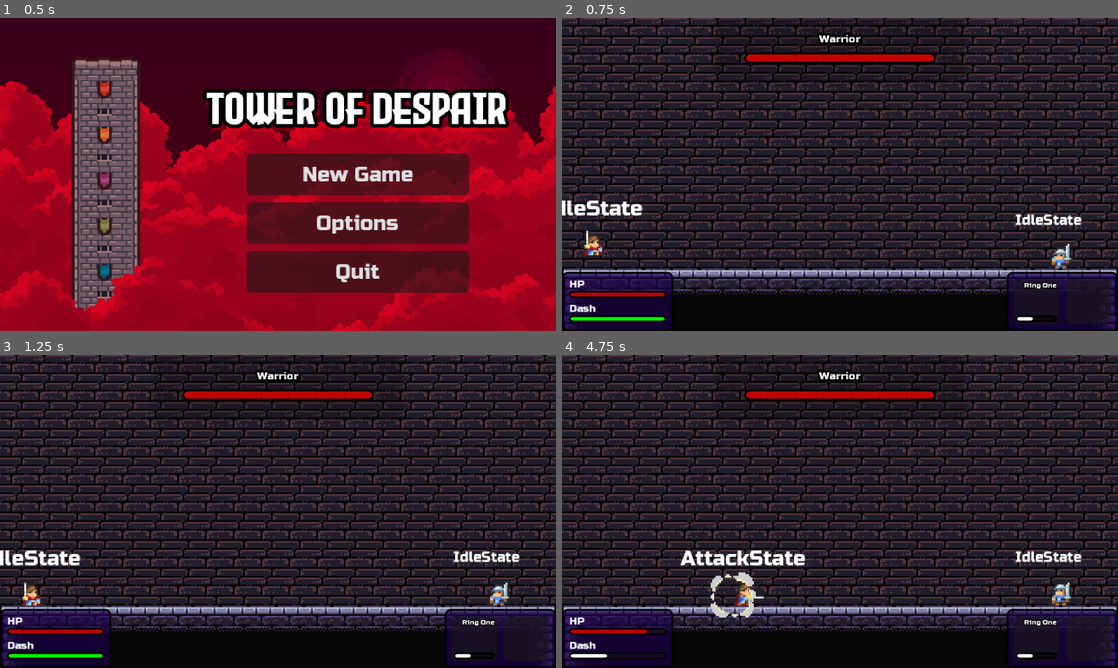
Above: before the commit, frames 1-4 (two rows, left to right).
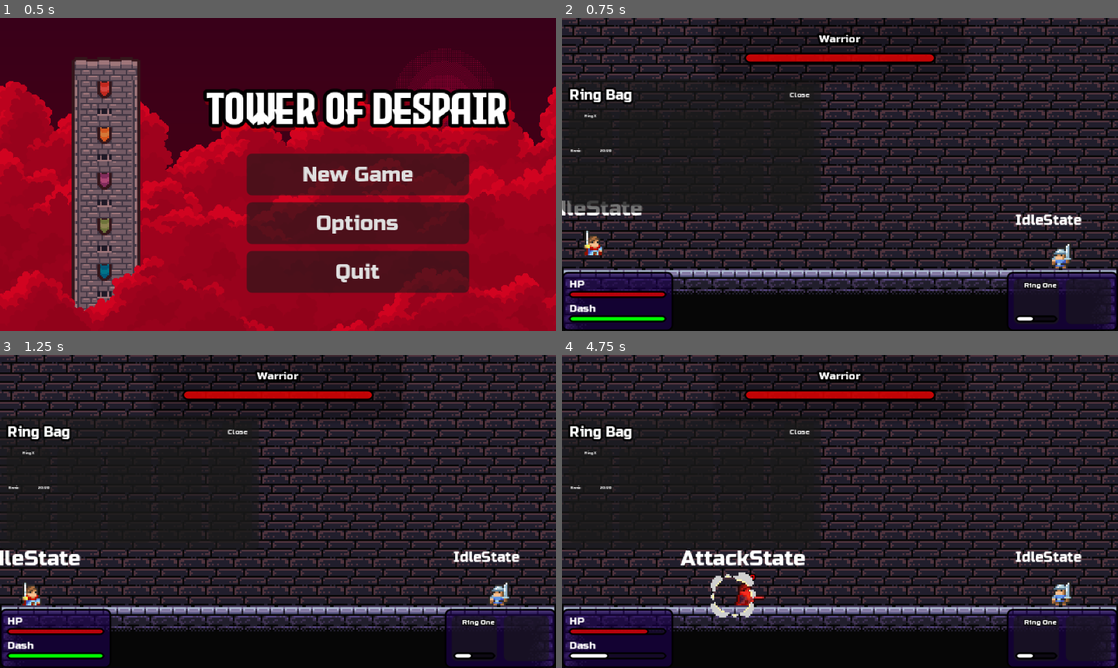
Above: after the commit, the same moments.

Repository: lucasjanta/tower-of-despair
Game: Godot game, scene res://scenes/misc/scene_manager.tscn
Two runs of this game, one before a commit and one after it. Both use one fixed random seed, a clock stepped at 60 frames per second and the inputs below.
Inputs:
- Up to frame 1 (0.5 s): no input
- Up to frame 2 (0.75 s): click "New Game" at 0.5 s
- Up to frame 3 (1.25 s): no input
- Up to frame 4 (4.75 s): hold D (right) 1.28-2.78 s; tap J (attack) at 1.35, 2.1, 3.05, 3.6, 4.35 s; tap Space (jump) at 1.52, 2.27, 3.77, 4.52 s; hold A (left) 2.78-3.53 s; tap Shift (dash) at 2.85 s; hold D (right) from 3.53 s (still down)

Frame 1 is identical in both runs. In frame 2, 4.8% of the frame differs, in the area x 0-47%, y 20-63%; in frame 3, 4.5%; in frame 4, 4.7%.

Commit message:
player hit and enemy hitboxes, ring bag start

Diff:
--- /dev/null
+++ b/scenes/UI/ring_bag_slot.tscn
@@ -0,0 +1,68 @@
+[gd_scene format=3 uid="uid://o028ktbdtgvh"]
+
+[ext_resource type="FontFile" uid="uid://cnrn1vs8wengo" path="res://assets/fonts/RussoOne-Regular.ttf" id="1_d56e8"]
+[ext_resource type="Script" uid="uid://bo0h0xim18it5" path="res://scripts/UI/ring_bag_slot.gd" id="1_lda41"]
+
+[node name="RingBagSlot" type="PanelContainer" unique_id=1518311473]
+custom_minimum_size = Vector2(25, 25)
+script = ExtResource("1_lda41")
+
+[node name="Ring" type="MarginContainer" parent="." unique_id=2137945752]
+layout_mode = 2
+theme_override_constants/margin_left = 1
+theme_override_constants/margin_top = 1
+theme_override_constants/margin_right = 1
+theme_override_constants/margin_bottom = 1
+
+[node name="RingImage" type="TextureRect" parent="Ring" unique_id=320271053]
+layout_mode = 2
+
+[node name="VBoxContainer" type="VBoxContainer" parent="Ring" unique_id=328756398]
+layout_mode = 2
+size_flags_vertical = 0
+
+[node name="RingNameLabel" type="Label" parent="Ring/VBoxContainer" unique_id=421903263]
+layout_mode = 2
+theme_override_fonts/font = ExtResource("1_d56e8")
+theme_override_font_sizes/font_size = 2
+text = "Ring X"
+horizontal_alignment = 1
+
+[node name="HBoxContainer" type="HBoxContainer" parent="Ring" unique_id=1890432937]
+layout_mode = 2
+
+[node name="PowerStageLabel" type="Label" parent="Ring/HBoxContainer" unique_id=1367668256]
+layout_mode = 2
+size_flags_vertical = 8
+theme_override_fonts/font = ExtResource("1_d56e8")
+theme_override_font_sizes/font_size = 2
+text = "Basic"
+horizontal_alignment = 1
+
+[node name="Control" type="Control" parent="Ring/HBoxContainer" unique_id=1719066755]
+layout_mode = 2
+size_flags_horizontal = 3
+size_flags_vertical = 8
+
+[node name="UsesLabel" type="Label" parent="Ring/HBoxContainer" unique_id=1587826870]
+layout_mode = 2
+size_flags_vertical = 8
+theme_override_fonts/font = ExtResource("1_d56e8")
+theme_override_font_sizes/font_size = 2
+text = "20/20"
+horizontal_alignment = 1
+
+[node name="Empty" type="MarginContainer" parent="." unique_id=400571093]
+visible = false
+layout_mode = 2
+theme_override_constants/margin_left = 2
+theme_override_constants/margin_top = 1
+theme_override_constants/margin_right = 2
+theme_override_constants/margin_bottom = 1
+
+[node name="Label" type="Label" parent="Empty" unique_id=72405302]
+layout_mode = 2
+theme_override_fonts/font = ExtResource("1_d56e8")
+theme_override_font_sizes/font_size = 4
+text = "Empty"
+horizontal_alignment = 1
--- a/scenes/actors/enemy_1.gd
+++ b/scenes/actors/enemy_1.gd
@@ -10,7 +10,7 @@
 var hp : float
 var ring_max_cd := 5.0
 var ring_cd := 0.0
-var basic_attack_max_cd := 3.0
+var basic_attack_max_cd := 2.0
 var basic_attack_cd := 0.0
 var special_attack_max_cd := 5.0
 var special_attack_cd := 0.0
@@ -54,3 +54,13 @@
 	update_hp()
 	if hp <= 0.0:
 		print("enemy died")
+
+
+func _on_hitbox_body_entered(body: Node2D) -> void:
+	if body is Player:
+		body.take_damage(10)
+
+
+func _on_hitbox_special_attack_body_entered(body: Node2D) -> void:
+	if body is Player:
+		body.take_damage(25)
--- a/scenes/actors/enemy_1.tscn
+++ b/scenes/actors/enemy_1.tscn
@@ -176,7 +176,7 @@
 }],
 "loop": 0,
 "name": &"attack",
-"speed": 10.0
+"speed": 14.0
 }, {
 "frames": [{
 "duration": 2.0,
@@ -282,7 +282,7 @@
 }],
 "loop": 0,
 "name": &"special_attack",
-"speed": 10.0
+"speed": 14.0
 }, {
 "frames": [{
 "duration": 1.0,
@@ -514,6 +514,8 @@
 metadata/_aseprite_wizard_source_file_hash_ = "437ee991fb79f5261d8a07393718d972"
 
 [node name="Hitbox" type="Area2D" parent="." unique_id=580470774]
+collision_layer = 2
+collision_mask = 2
 
 [node name="CollisionShape2D" type="CollisionShape2D" parent="Hitbox" unique_id=1661270572]
 position = Vector2(9.5, -2.5)
@@ -522,6 +524,8 @@
 debug_color = Color(0.9811428, 0, 0.37767443, 0.41960785)
 
 [node name="HitboxSpecialAttack" type="Area2D" parent="." unique_id=937418681]
+collision_layer = 2
+collision_mask = 2
 
 [node name="CollisionShape2D" type="CollisionShape2D" parent="HitboxSpecialAttack" unique_id=576746521]
 position = Vector2(16.5, -5)
@@ -624,4 +628,6 @@
 
 [connection signal="animation_finished" from="AnimatedSprite2D" to="StateMachine/UseRingState" method="_on_animated_sprite_2d_animation_finished"]
 [connection signal="animation_finished" from="AnimatedSprite2D" to="StateMachine/BasicAttackState" method="_on_animated_sprite_2d_animation_finished"]
+[connection signal="body_entered" from="Hitbox" to="." method="_on_hitbox_body_entered"]
+[connection signal="body_entered" from="HitboxSpecialAttack" to="." method="_on_hitbox_special_attack_body_entered"]
 [connection signal="animation_finished" from="special_slash" to="StateMachine/SpecialAttackState" method="_on_special_slash_animation_finished"]
--- a/scenes/actors/player.gd
+++ b/scenes/actors/player.gd
@@ -5,6 +5,9 @@
 @onready var state_machine: StateMachine = $StateMachine
 @onready var state_label: Label = $Label
 @onready var player_hud: Control = $CanvasLayer/PlayerHUD
+@onready var animated_sprite_2d: AnimatedSprite2D = $AnimatedSprite2D
+@onready var animation_player: AnimationPlayer = $AnimationPlayer
+@onready var hit_label: Label = $HitLabel
 
 
 @export var speed : float = 150.0
@@ -42,6 +45,8 @@
 
 func take_damage(dmg):
 	hp -= dmg
+	hit_label.text = str(dmg)
+	animation_player.play("take_dmg")
 	player_hud.update_hp()
 	if hp <= 0.0:
 		print("player died")
--- a/scenes/actors/player.tscn
+++ b/scenes/actors/player.tscn
@@ -12,6 +12,7 @@
 [ext_resource type="Script" uid="uid://b2gm83ioskabq" path="res://scripts/StateMachines/player_states/use_ring_state.gd" id="10_nmlhc"]
 [ext_resource type="FontFile" uid="uid://cnrn1vs8wengo" path="res://assets/fonts/RussoOne-Regular.ttf" id="11_kggx2"]
 [ext_resource type="Script" uid="uid://b8ak5kcjbji8b" path="res://scripts/UI/player_hud.gd" id="12_c4rn8"]
+[ext_resource type="PackedScene" uid="uid://o028ktbdtgvh" path="res://scenes/UI/ring_bag_slot.tscn" id="13_ypltb"]
 
 [sub_resource type="RectangleShape2D" id="RectangleShape2D_366ld"]
 size = Vector2(10, 12)
@@ -330,6 +331,92 @@
 
 [sub_resource type="RectangleShape2D" id="RectangleShape2D_ie5d1"]
 size = Vector2(10, 12)
+
+[sub_resource type="Animation" id="Animation_ypltb"]
+length = 0.001
+tracks/0/type = "value"
+tracks/0/imported = false
+tracks/0/enabled = true
+tracks/0/path = NodePath("AnimatedSprite2D:modulate")
+tracks/0/interp = 1
+tracks/0/loop_wrap = true
+tracks/0/keys = {
+"times": PackedFloat32Array(0),
+"transitions": PackedFloat32Array(1),
+"update": 0,
+"values": [Color(1, 1, 1, 1)]
+}
+tracks/1/type = "value"
+tracks/1/imported = false
+tracks/1/enabled = true
+tracks/1/path = NodePath("HitLabel:modulate")
+tracks/1/interp = 1
+tracks/1/loop_wrap = true
+tracks/1/keys = {
+"times": PackedFloat32Array(0),
+"transitions": PackedFloat32Array(1),
+"update": 0,
+"values": [Color(1, 1, 1, 0)]
+}
+tracks/2/type = "value"
+tracks/2/imported = false
+tracks/2/enabled = true
+tracks/2/path = NodePath("HitLabel:position")
+tracks/2/interp = 1
+tracks/2/loop_wrap = true
+tracks/2/keys = {
+"times": PackedFloat32Array(0),
+"transitions": PackedFloat32Array(1),
+"update": 0,
+"values": [Vector2(-2.5, -9)]
+}
+
+[sub_resource type="Animation" id="Animation_c4rn8"]
+resource_name = "take_dmg"
+length = 0.5
+step = 0.1
+tracks/0/type = "value"
+tracks/0/imported = false
+tracks/0/enabled = true
+tracks/0/path = NodePath("AnimatedSprite2D:modulate")
+tracks/0/interp = 1
+tracks/0/loop_wrap = true
+tracks/0/keys = {
+"times": PackedFloat32Array(0, 0.1, 0.2, 0.5),
+"transitions": PackedFloat32Array(1, 1, 1, 1),
+"update": 0,
+"values": [Color(1, 1, 1, 1), Color(1, 0, 0, 1), Color(1, 0, 0, 1), Color(1, 1, 1, 1)]
+}
+tracks/1/type = "value"
+tracks/1/imported = false
+tracks/1/enabled = true
+tracks/1/path = NodePath("HitLabel:modulate")
+tracks/1/interp = 1
+tracks/1/loop_wrap = true
+tracks/1/keys = {
+"times": PackedFloat32Array(0, 0.1, 0.4, 0.5),
+"transitions": PackedFloat32Array(1, 1, 1, 1),
+"update": 0,
+"values": [Color(1, 1, 1, 0), Color(1, 1, 1, 1), Color(1, 1, 1, 1), Color(1, 1, 1, 0)]
+}
+tracks/2/type = "value"
+tracks/2/imported = false
+tracks/2/enabled = true
+tracks/2/path = NodePath("HitLabel:position")
+tracks/2/interp = 1
+tracks/2/loop_wrap = true
+tracks/2/keys = {
+"times": PackedFloat32Array(0, 0.1, 0.4, 0.5),
+"transitions": PackedFloat32Array(1, 1, 1, 1),
+"update": 0,
+"values": [Vector2(-2.5, -9), Vector2(-2.5, -13), Vector2(-2.5, -13), Vector2(-2.5, -16)]
+}
+
+[sub_resource type="AnimationLibrary" id="AnimationLibrary_ypltb"]
+_data = {
+&"RESET": SubResource("Animation_ypltb"),
+&"take_dmg": SubResource("Animation_c4rn8")
+}
 
 [sub_resource type="StyleBoxFlat" id="StyleBoxFlat_dferu"]
 content_margin_left = 0.0
@@ -445,6 +532,18 @@
 corner_radius_bottom_right = 6
 corner_radius_bottom_left = 6
 corner_detail = 6
+
+[sub_resource type="StyleBoxFlat" id="StyleBoxFlat_t62v4"]
+content_margin_left = 3.0
+content_margin_top = 1.0
+content_margin_right = 2.0
+content_margin_bottom = 1.0
+bg_color = Color(0.1, 0.1, 0.1, 0.6)
+corner_radius_top_left = 1
+corner_radius_top_right = 1
+corner_radius_bottom_right = 1
+corner_radius_bottom_left = 1
+corner_detail = 5
 
 [node name="player" type="CharacterBody2D" unique_id=1345400460]
 collision_layer = 2
@@ -545,6 +644,28 @@
 theme_override_font_sizes/font_size = 12
 text = "State"
 
+[node name="AnimationPlayer" type="AnimationPlayer" parent="." unique_id=421342243]
+libraries/ = SubResource("AnimationLibrary_ypltb")
+
+[node name="HitLabel" type="Label" parent="." unique_id=375168613]
+modulate = Color(1, 1, 1, 0)
+anchors_preset = 7
+anchor_left = 0.5
+anchor_top = 1.0
+anchor_right = 0.5
+anchor_bottom = 1.0
+offset_left = -2.5
+offset_top = -9.0
+offset_right = 2.5
+offset_bottom = -3.0
+grow_horizontal = 2
+grow_vertical = 0
+theme_override_colors/font_color = Color(1, 0, 0, 1)
+theme_override_constants/outline_size = 3
+theme_override_fonts/font = ExtResource("11_kggx2")
+theme_override_font_sizes/font_size = 4
+text = "10"
+
 [node name="CanvasLayer" type="CanvasLayer" parent="." unique_id=1626143715]
 
 [node name="PlayerHUD" type="Control" parent="CanvasLayer" unique_id=506276041]
@@ -673,4 +794,85 @@
 custom_minimum_size = Vector2(26, 26)
 layout_mode = 2
 
+[node name="RingBag" type="PanelContainer" parent="CanvasLayer" unique_id=1874707801]
+offset_top = 35.0
+offset_right = 149.0
+offset_bottom = 112.0
+
+[node name="MarginContainer" type="MarginContainer" parent="CanvasLayer/RingBag" unique_id=368246746]
+layout_mode = 2
+theme_override_constants/margin_left = 4
+theme_override_constants/margin_top = 4
+theme_override_constants/margin_right = 4
+theme_override_constants/margin_bottom = 4
+
+[node name="VBoxContainer" type="VBoxContainer" parent="CanvasLayer/RingBag/MarginContainer" unique_id=1024364650]
+layout_mode = 2
+
+[node name="HBoxContainer" type="HBoxContainer" parent="CanvasLayer/RingBag/MarginContainer/VBoxContainer" unique_id=803240828]
+layout_mode = 2
+
+[node name="Label" type="Label" parent="CanvasLayer/RingBag/MarginContainer/VBoxContainer/HBoxContainer" unique_id=271524334]
+layout_mode = 2
+theme_override_constants/outline_size = 4
+theme_override_fonts/font = ExtResource("11_kggx2")
+theme_override_font_sizes/font_size = 8
+text = "Ring Bag"
+horizontal_alignment = 1
+
+[node name="Control" type="Control" parent="CanvasLayer/RingBag/MarginContainer/VBoxContainer/HBoxContainer" unique_id=213293470]
+layout_mode = 2
+size_flags_horizontal = 3
+
+[node name="Button" type="Button" parent="CanvasLayer/RingBag/MarginContainer/VBoxContainer/HBoxContainer" unique_id=734832603]
+layout_mode = 2
+theme_override_fonts/font = ExtResource("11_kggx2")
+theme_override_font_sizes/font_size = 4
+theme_override_styles/normal = SubResource("StyleBoxFlat_t62v4")
+text = "Close"
+
+[node name="GridContainer" type="GridContainer" parent="CanvasLayer/RingBag/MarginContainer/VBoxContainer" unique_id=745580497]
+layout_mode = 2
+size_flags_vertical = 3
+columns = 5
+
+[node name="RingBagSlot" parent="CanvasLayer/RingBag/MarginContainer/VBoxContainer/GridContainer" unique_id=1518311473 instance=ExtResource("13_ypltb")]
+layout_mode = 2
+
+[node name="PanelContainer2" type="PanelContainer" parent="CanvasLayer/RingBag/MarginContainer/VBoxContainer/GridContainer" unique_id=483526258]
+custom_minimum_size = Vector2(25, 25)
+layout_mode = 2
+
+[node name="PanelContainer3" type="PanelContainer" parent="CanvasLayer/RingBag/MarginContainer/VBoxContainer/GridContainer" unique_id=1761533796]
+custom_minimum_size = Vector2(25, 25)
+layout_mode = 2
+
+[node name="PanelContainer4" type="PanelContainer" parent="CanvasLayer/RingBag/MarginContainer/VBoxContainer/GridContainer" unique_id=1286947809]
+custom_minimum_size = Vector2(25, 25)
+layout_mode = 2
+
+[node name="PanelContainer5" type="PanelContainer" parent="CanvasLayer/RingBag/MarginContainer/VBoxContainer/GridContainer" unique_id=468074559]
+custom_minimum_size = Vector2(25, 25)
+layout_mode = 2
+
+[node name="PanelContainer6" type="PanelContainer" parent="CanvasLayer/RingBag/MarginContainer/VBoxContainer/GridContainer" unique_id=1898539719]
+custom_minimum_size = Vector2(25, 25)
+layout_mode = 2
+
+[node name="PanelContainer7" type="PanelContainer" parent="CanvasLayer/RingBag/MarginContainer/VBoxContainer/GridContainer" unique_id=559873579]
+custom_minimum_size = Vector2(25, 25)
+layout_mode = 2
+
+[node name="PanelContainer8" type="PanelContainer" parent="CanvasLayer/RingBag/MarginContainer/VBoxContainer/GridContainer" unique_id=518628293]
+custom_minimum_size = Vector2(25, 25)
+layout_mode = 2
+
+[node name="PanelContainer9" type="PanelContainer" parent="CanvasLayer/RingBag/MarginContainer/VBoxContainer/GridContainer" unique_id=1851726999]
+custom_minimum_size = Vector2(25, 25)
+layout_mode = 2
+
+[node name="PanelContainer10" type="PanelContainer" parent="CanvasLayer/RingBag/MarginContainer/VBoxContainer/GridContainer" unique_id=858402353]
+custom_minimum_size = Vector2(25, 25)
+layout_mode = 2
+
 [connection signal="timeout" from="StateMachine/DashState/dash_timer" to="StateMachine/DashState" method="_on_dash_timer_timeout"]
--- /dev/null
+++ b/scripts/UI/ring_bag_slot.gd
@@ -0,0 +1,8 @@
+extends PanelContainer
+@onready var ring_image: TextureRect = $Ring/RingImage
+@onready var ring_name_label: Label = $Ring/VBoxContainer/RingNameLabel
+@onready var power_stage_label: Label = $Ring/HBoxContainer/PowerStageLabel
+@onready var uses_label: Label = $Ring/HBoxContainer/UsesLabel
+
+func setup():
+	pass
--- a/scripts/powers/fireball.gd
+++ b/scripts/powers/fireball.gd
@@ -5,6 +5,7 @@
 var speed := 150.0
 var dmg := 20.0
 var hit := false
+var player_is_owner := false
 
 func _ready() -> void:
 	if dir > 0:
@@ -19,11 +20,17 @@
 
 
 func _on_body_entered(body: Node2D) -> void:
-	if body is Player:
+	if body is Player and !player_is_owner:
 		body.take_damage(dmg)
 		hit = true
 		animated_sprite_2d.play("explode")
+		return
 
+	if body is Enemy and player_is_owner:
+		body.take_damage(dmg)
+		hit = true
+		animated_sprite_2d.play("explode")
+		return
 
 func _on_animated_sprite_2d_animation_finished() -> void:
 	if animated_sprite_2d.animation == "explode":
--- /dev/null
+++ b/scripts/resources/rings/fire_ring.gd
@@ -0,0 +1,10 @@
+extends Ring
+class_name FireRing
+const FIREBALL = preload("uid://dactt5mwm51ln")
+
+
+func use(player: Player) -> void:
+	var new_fireball = FIREBALL.instantiate()
+	new_fireball.dir = -1 if player.animated_sprite_2d.flip_h else 1
+	new_fireball.global_position = player.global_position - Vector2(5, 0) if player.animated_sprite_2d.flip_h else player.global_position + Vector2(5, 0)
+	player.get_parent().add_child(new_fireball)
Not shown, added: scripts/UI/ring_bag_slot.gd.uid
Not shown, added: scripts/resources/rings/fire_ring.gd.uid
